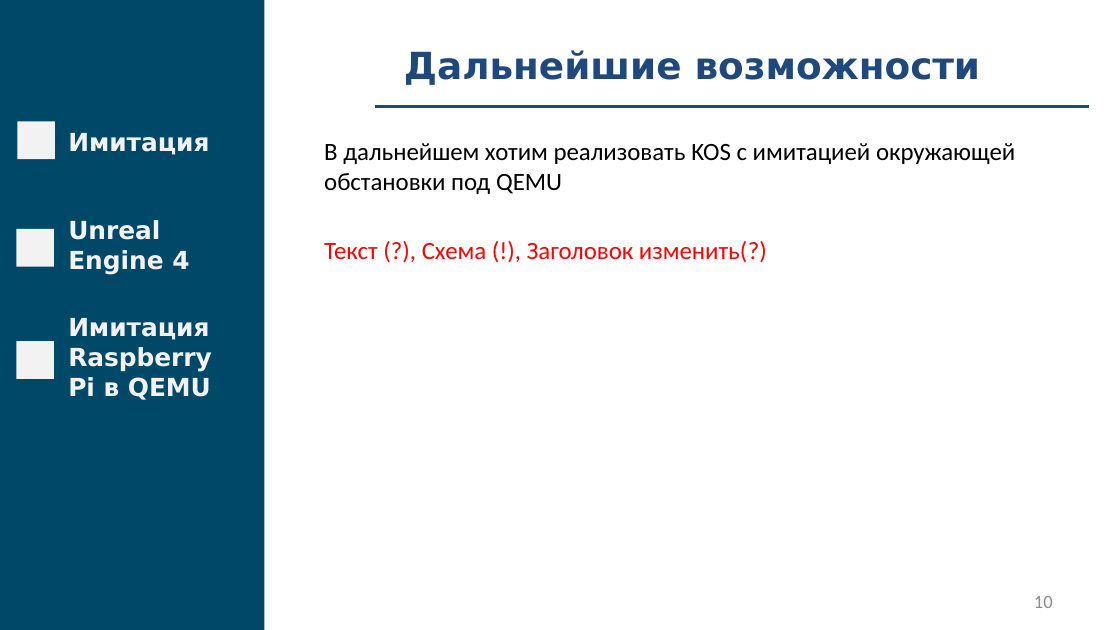
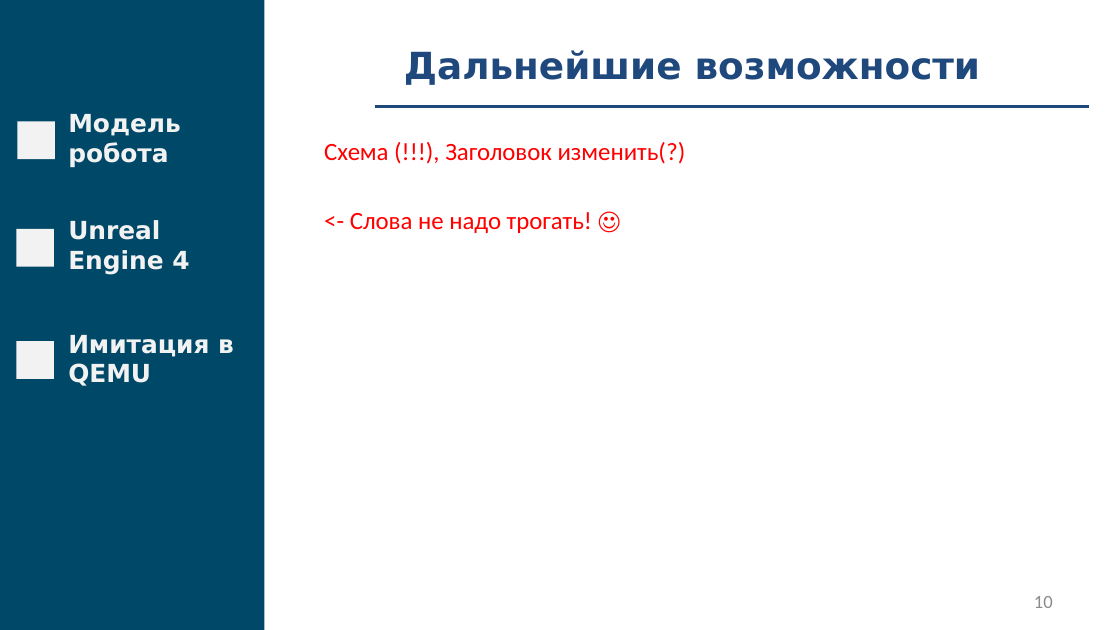
Before and after one commit to fanglores/Gagarin-2022, a slide deck: slide 10 of doc/Presentation.pptx. Drawn at 1120x630 pixels with LibreOffice and Linux fonts; fonts in the diff are those of the drawing. Boxes give left, top, right and bottom in pixels: in the first picture for what was removed or moved away, otherwise in the second. Text is boxed around its words. In the diff, an @@ line names an element or a change of style, - is before the commit and + after.

```diff
--- a/doc/Presentation.pptx
+++ b/doc/Presentation.pptx
@@ text at <box>68,114,180,168</box>: text changed @@
-Имитация
+Модель робота
@@ text at <box>324,142,686,233</box>: text changed; text colour #000000 to #FF0000 @@
-В дальнейшем хотим реализовать KOS с имитацией окружающей обстановки под QEMU
-Текст (?), Схема (!), Заголовок изменить(?)
+Схема (!!!), Заголовок изменить(?)
+<- Слова не надо трогать! ☺
@@ text at <box>68,335,234,386</box>: text changed @@
-Имитация Raspberry Pi в QEMU
+Имитация в QEMU
```
Also in this commit, not shown: 2 other slides changed.
